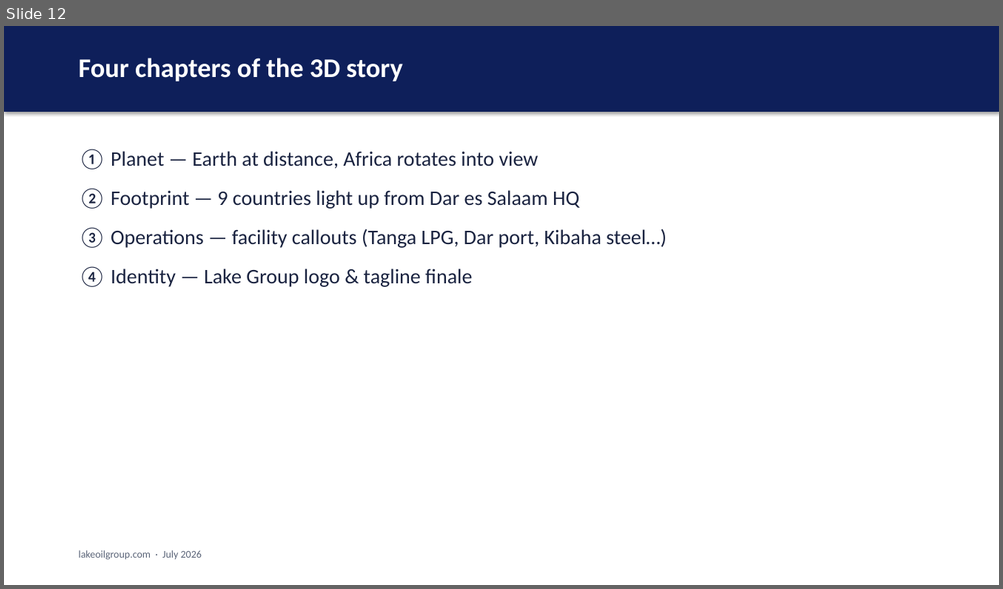
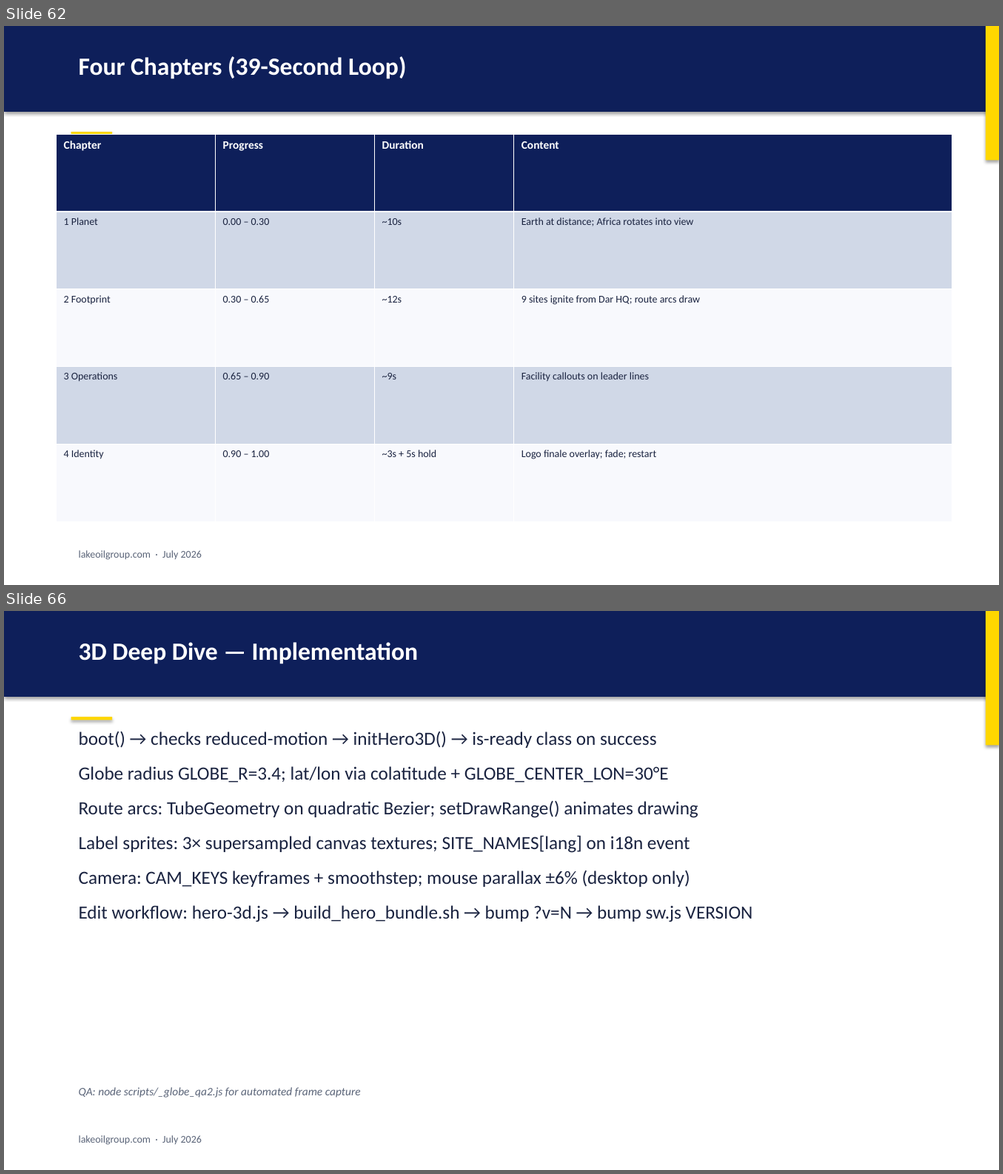
Before and after one commit to Smarderve/Lake.Group.Web, a slide deck: LAKE_GROUP_PRESENTATION.pptx. Shown one above the other, each under a label of ours: slide 12 before the commit, slides 62 and 66 after it; the slides between them are not shown. The pictures are 1003x589 and 1003x1174 pixels, drawn with LibreOffice and Linux fonts; fonts in the diff are those of the drawing. Boxes give left, top, right and bottom in pixels: in the first picture for what was removed or moved away, otherwise in the second. Text is boxed around its words. In the diff, an @@ line names an element or a change of style, - is before the commit and + after.

```diff
--- a/LAKE_GROUP_PRESENTATION.pptx
+++ b/LAKE_GROUP_PRESENTATION.pptx
@@ slide 66 added at (4, 611, 999, 1170), background #FFFFFF @@
@@ rectangle added at (4, 611, 999, 697), fill #0E1F5A @@
@@ rectangle added at (985, 611, 999, 745), fill #FFD700 @@
@@ text added at (79, 642, 418, 664), 24 pt, text #FFFFFF, bold @@
+3D Deep Dive — Implementation
@@ rectangle added at (71, 717, 112, 720), fill #FFD700 @@
@@ text added at (79, 731, 753, 923), 18 pt, text #1A2340 @@
+boot() → checks reduced-motion → initHero3D() → is-ready class on success
+Globe radius GLOBE_R=3.4; lat/lon via colatitude + GLOBE_CENTER_LON=30°E
+Route arcs: TubeGeometry on quadratic Bezier; setDrawRange() animates drawing
+Label sprites: 3× supersampled canvas textures; SITE_NAMES[lang] on i18n event
+Camera: CAM_KEYS keyframes + smoothstep; mouse parallax ±6% (desktop only)
+Edit workflow: hero-3d.js → build_hero_bundle.sh → bump ?v=N → bump sw.js VERSION
@@ text added at (79, 1088, 361, 1098), 11 pt, text #5A6478, italic @@
+QA: node scripts/_globe_qa2.js for automated frame capture
@@ text added at (79, 1136, 202, 1145), 10 pt, text #5A6478 @@
+lakeoilgroup.com · July 2026
@@ what was slide 12 is now slide 62 @@
@@ slide 62 changed as well @@
@@ rectangle added at (985, 26, 999, 160), fill #FFD700 @@
@@ text at (79, 56, 406, 79): text changed; size 26 to 24 pt @@
-Four chapters of the 3D story
+Four Chapters (39-Second Loop)
@@ table added at (57, 134, 951, 522), 5 rows, 4 columns @@
+Chapter | Progress | Duration | Content
+1 Planet | 0.00 – 0.30 | ~10s | Earth at distance; Africa rotates into view
+2 Footprint | 0.30 – 0.65 | ~12s | 9 sites ignite from Dar HQ; route arcs draw
+3 Operations | 0.65 – 0.90 | ~9s | Facility callouts on leader lines
+4 Identity | 0.90 – 1.00 | ~3s + 5s hold | Logo finale overlay; fade; restart
@@ rectangle added at (71, 132, 112, 135), fill #FFD700 @@
@@ text removed at (79, 149, 666, 287) @@
-① Planet — Earth at distance, Africa rotates into view
-② Footprint — 9 countries light up from Dar es Salaam HQ
-③ Operations — facility callouts (Tanga LPG, Dar port, Kibaha steel…)
-④ Identity — Lake Group logo & tagline finale
```
Also in this commit, not shown: 3 other slides changed, 104 other slides added, 35 slides removed, 1 other file.
